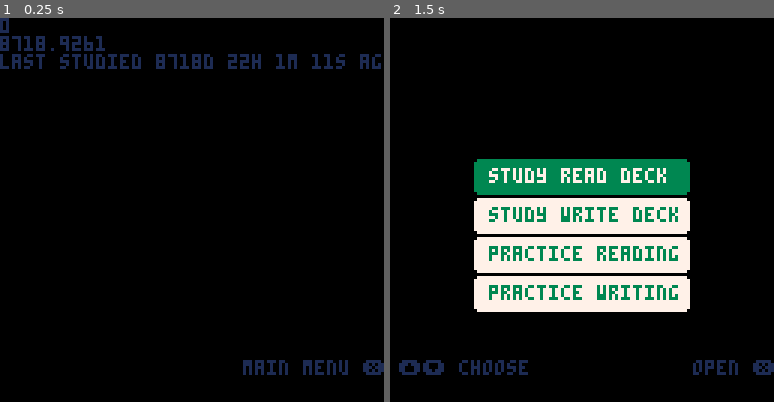
Above: before the commit, frames 1-2 (left to right).
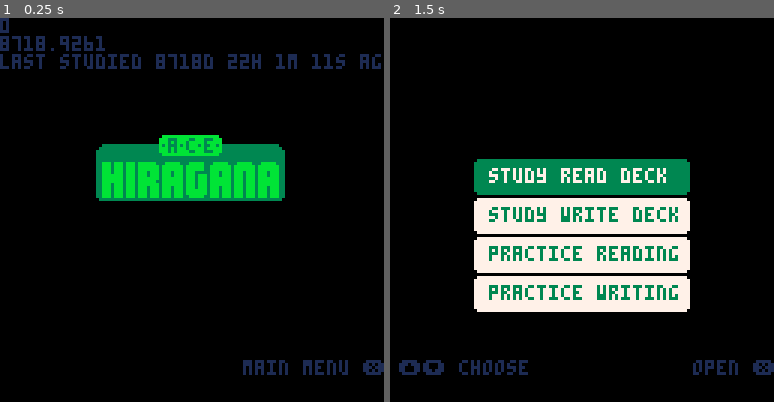
Above: after the commit, the same moments.

Repository: SestrenExsis/KanaPractice
Game: PICO-8 cartridge hiragana.p8
Same seed, same stepped clock (60 frames per second), same inputs: the game is played once before the commit and once after it.
Inputs (mouse positions are in pixels of both pictures, inside the frame that each line leads up to):
- Up to frame 1 (0.25 s): no input
- Up to frame 2 (1.5 s): tap O (Z key) at 0.33, 0.7, 1.43 s; click (459, 121) at 0.67 s; tap X (X key) at 1.07 s; click (520, 267) at 1.22 s

The runs differ from the first frame. In frame 1, 7.6% of the frame differs, in the area x 25-75%, y 30-48%; in frame 2, nothing differs.

Commit message:
Add logo image to title screen

Diff:
--- a/hiragana.p8
+++ b/hiragana.p8
@@ -626,6 +626,7 @@
 	print(curtm)
 	local tm=detime(curtm-_logtm)
 	print("last studied "..tm.." ago")
+	spr(196,32,38,8,3)
 	drawmsgs()
 end
 
Not shown, changed: 29 lines of the sprite sheet (__gfx__) section of hiragana.p8
Not shown, changed: hiragana_stroke_order.png
